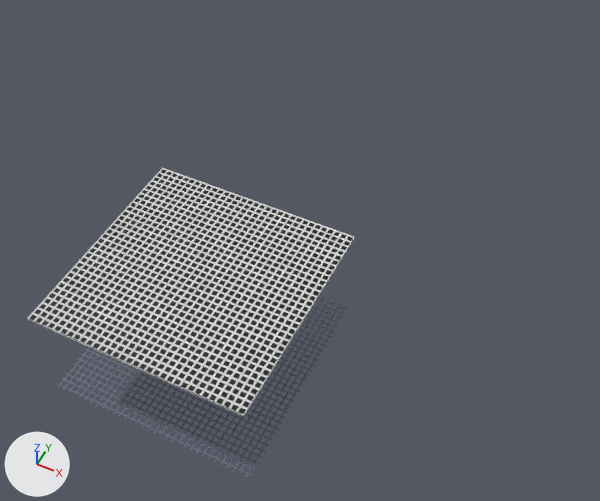
The Blender file Models/GroupD/Factory Kit/Factory Interior/Level Assets/CatWalks/FI-005 Walkways.blend, before and after one commit.
Rendered twice from a 50 mm camera at (2.8, -3.66, 7.39) aimed at (0.34, 1.25, 1.24). Every picture has the same lights, and +X, +Y and +Z are marked at lower left. The same objects are shown in both versions, whatever each file hides.

Before the edit, the objects in view are built like this:
```python
me_plane = bpy.data.meshes.new('Plane')
me_plane.from_pydata(...)  # 7363 vertices, 9216 faces; spans x -1.0..1.0, y -1.0..1.0, z -0.01..0.01
# faces by material slot: [8192, 1024]
me_plane.materials.append(mat_material)  # white #e7e7e7
me_plane.materials.append(mat_black)  # black #000000
me_plane_001 = bpy.data.meshes.new('Plane.001')
me_plane_001.from_pydata(...)  # 4 vertices, 1 face; spans x -1.0..1.0, y -1.0..1.0, z 0.0
me_plane_001.materials.append(mat_catwalkgrid)
ob_plane = bpy.data.objects.new('Plane', me_plane)
ob_plane.location = (0.0, 0.0, 2.0)
ob_plane_001 = bpy.data.objects.new('Plane.001', me_plane_001)
ob_plane_001.location = (0.0, 0.0, 1.0)
```
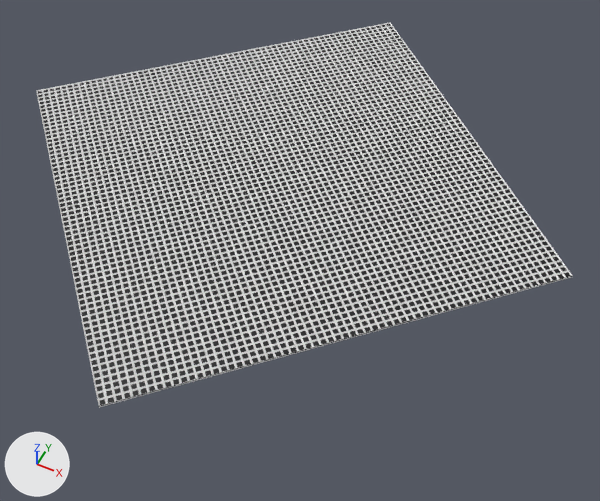
Location of each change, (x1, y1, x2, y2) in pixels of the pictures (600 x 501 px):
'Plane', turned, modifiers changed
    before: (28, 168, 355, 416)
    after: (36, 23, 573, 407)
'Plane.001', moved (not visible afterwards)
    before: (57, 297, 348, 477)

Patch to the scene script:
```diff
--- a/Models/GroupD/Factory Kit/Factory Interior/Level Assets/CatWalks/FI-005 Walkways.blend.py
+++ b/Models/GroupD/Factory Kit/Factory Interior/Level Assets/CatWalks/FI-005 Walkways.blend.py
@@ ob_plane @@
 ob_plane.location = (0.0, 0.0, 2.0)
+ob_plane.rotation_euler = (0.0, 0.0, 0.785)  # degrees (0, 0, 45)
+_m = ob_plane.modifiers.new('Array', 'ARRAY')
+_m = ob_plane.modifiers.new('Array.001', 'ARRAY')
+_m.relative_offset_displace = (0.0, 1.0, 0.0)
@@ ob_plane_001 @@
 ob_plane_001 = bpy.data.objects.new('Plane.001', me_plane_001)
-ob_plane_001.location = (0.0, 0.0, 1.0)
+ob_plane_001.location = (0.0, 1.3, 1.973)
```
